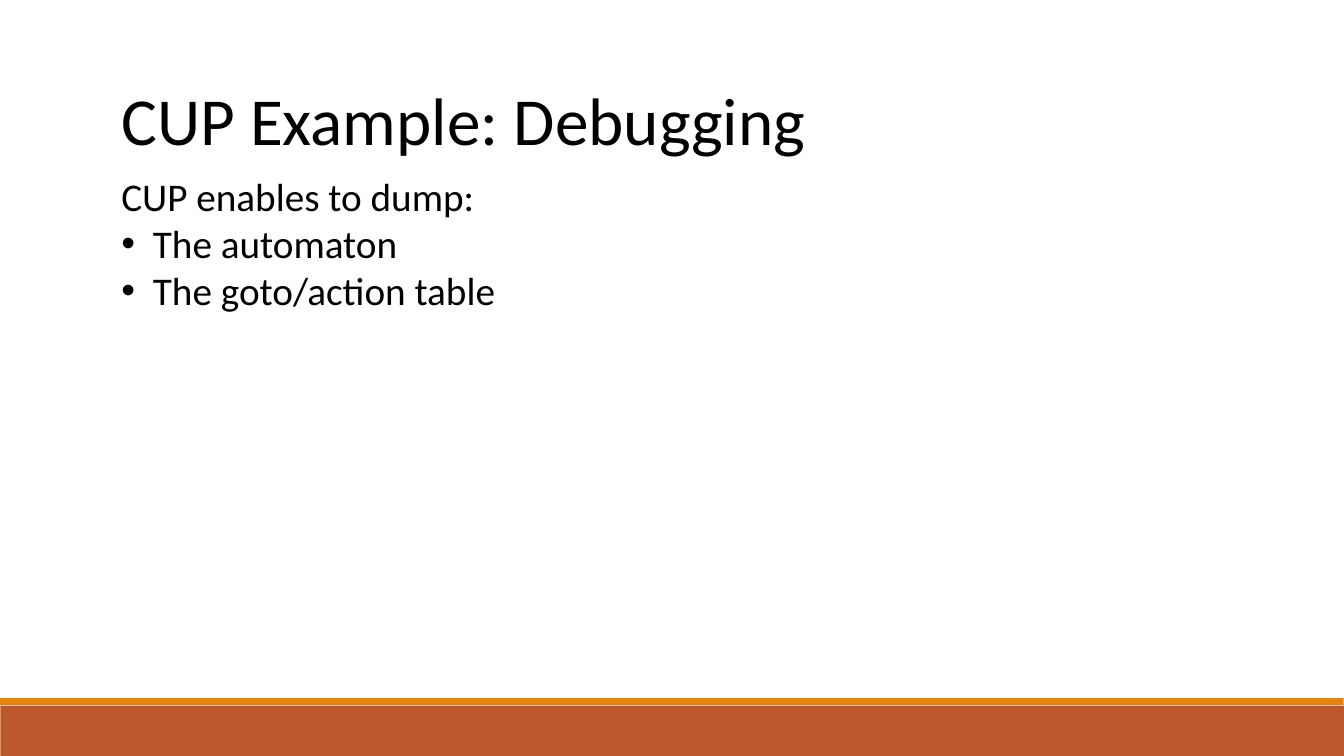
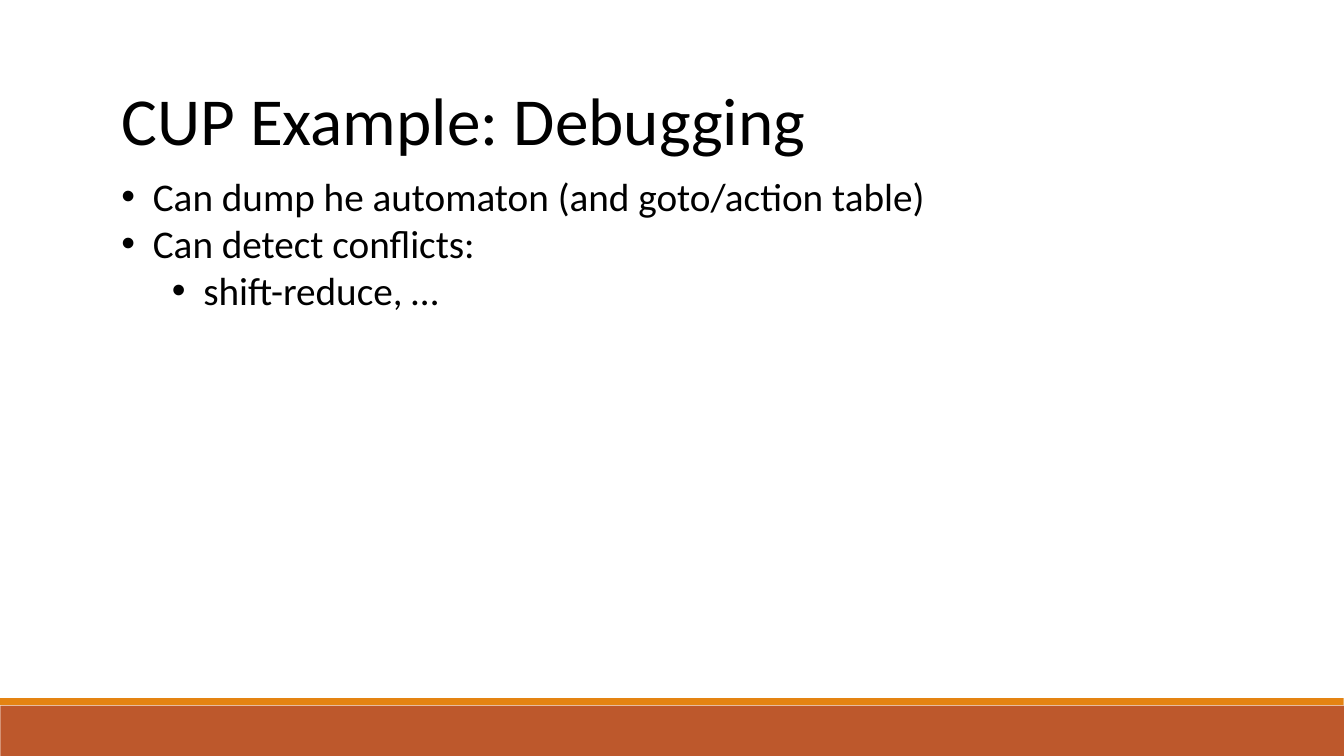
Before and after one commit to raghadzeidan/COMPILATION_TAU_FOR_STUDENTS, a slide deck: slide 85 of new_slides/bottom_up_parsing.pptx. Drawn at 1344x756 pixels with LibreOffice and Linux fonts; fonts in the diff are those of the drawing. Boxes give left, top, right and bottom in pixels: in the first picture for what was removed or moved away, otherwise in the second. Text is boxed around its words. In the diff, an @@ line names an element or a change of style, - is before the commit and + after.

```diff
--- a/new_slides/bottom_up_parsing.pptx
+++ b/new_slides/bottom_up_parsing.pptx
@@ text at <box>153,182,924,310</box>: text changed @@
-CUP enables to dump:
-• The automaton
-• The goto/action table
+• Can dump he automaton (and goto/action table)
+• Can detect conflicts:
+  • shift-reduce, …
```
Also in this commit, not shown: 1 other slide changed, 1 other file.
